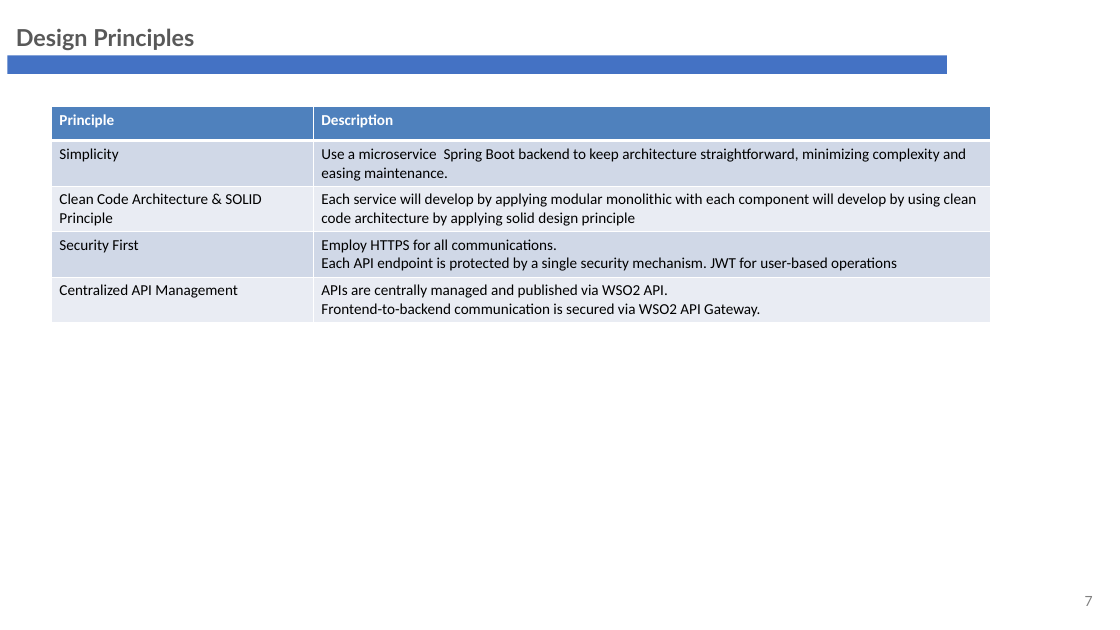
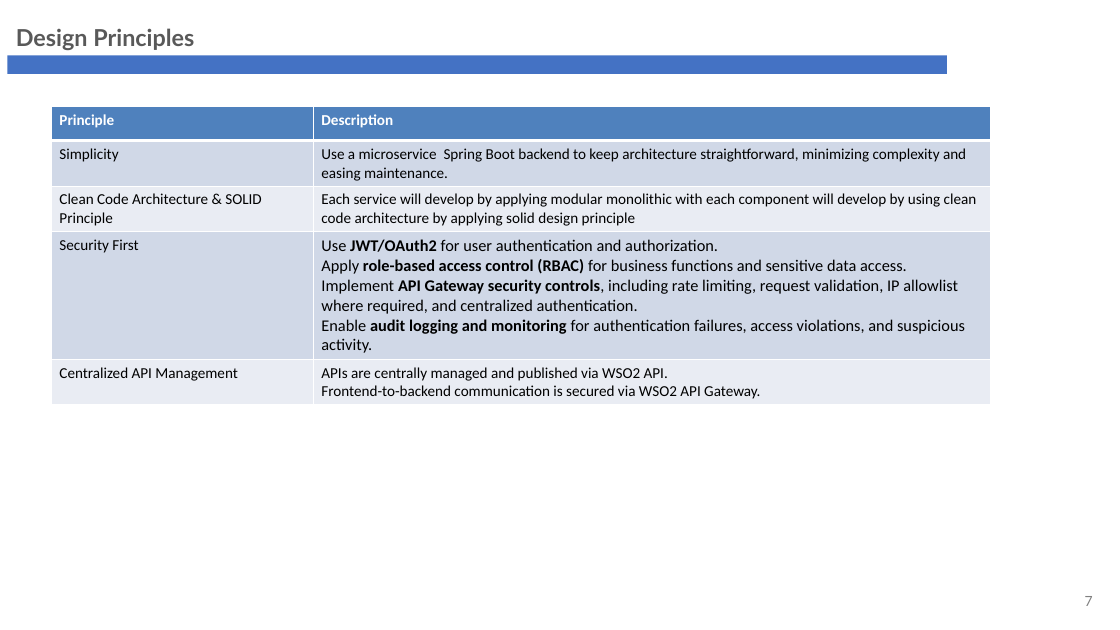
Before and after one commit to phyothuhan26/MySolutions, a slide deck: slide 7 of GandG_YPS/Presentation/G&G_Revamp_ARB.pptx. Drawn at 1120x630 pixels with LibreOffice and Linux fonts; fonts in the diff are those of the drawing; background and template pictures are left out. Boxes give left, top, right and bottom in pixels: in the first picture for what was removed or moved away, otherwise in the second. Text is boxed around its words. In the diff, an @@ line names an element or a change of style, - is before the commit and + after.

```diff
--- a/GandG_YPS/Presentation/G&G_Revamp_ARB.pptx
+++ b/GandG_YPS/Presentation/G&G_Revamp_ARB.pptx
@@ table at (51, 107, 991, 403) @@
-row 4, column 2: Employ HTTPS for all communications. / Each API endpoint is protected by a single security mechanism. JWT for user-based operations
+row 4, column 2: Use JWT/OAuth2 for user authentication and authorization. / Apply role-based access control (RBAC) for business functions and sensitive data access. Implement API Gateway security controls, including rate limiting, request validation, IP allowlist where required, and centralized authentication. / Enable audit logging and monitoring for authentication failures, access violations, and suspicious activity.
```
Also in this commit, not shown: 6 other slides changed, 5 slides added, 36 other files.
